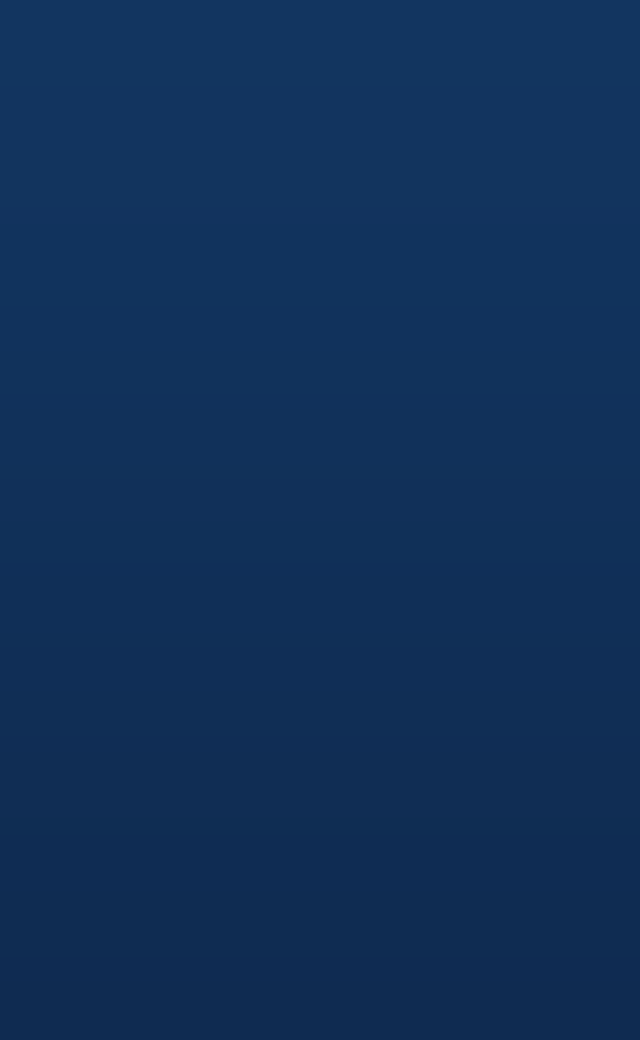
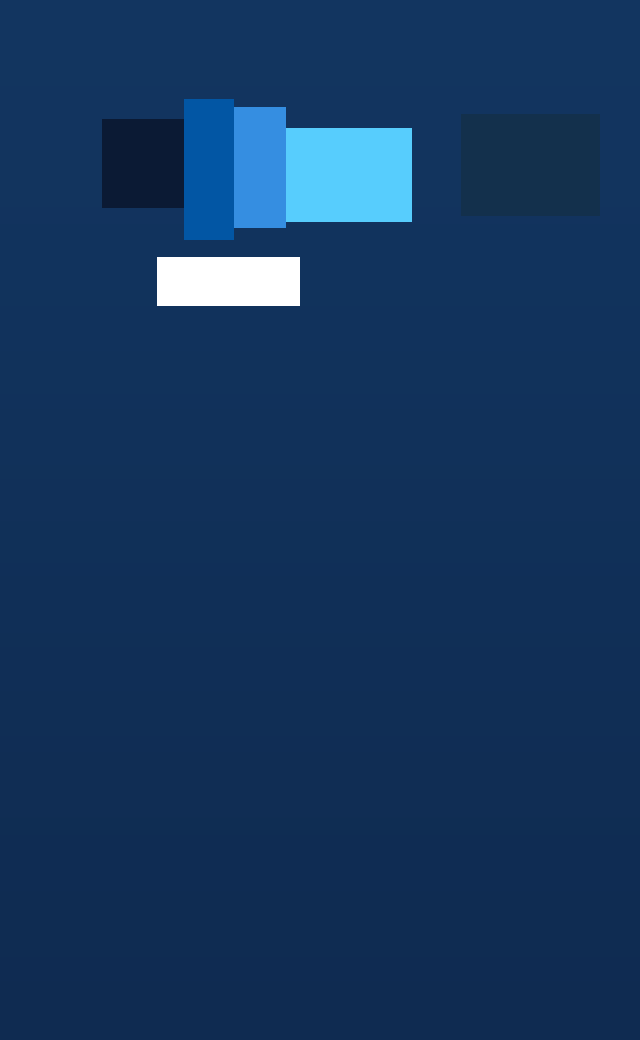
Two versions of the same layered image (640x1040). Layer-by-layer changes:
showed group "Colour Concept" (8 layers) over (102, 99, 600, 306)
added layer "Rectangle 6" in group "Colour Concept" over (184, 99, 234, 240)
added layer "Rectangle 5" in group "Colour Concept" over (221, 107, 286, 228)
